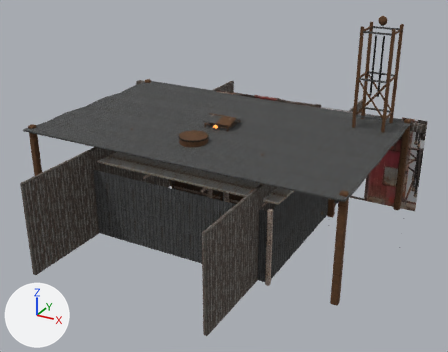
The glTF model public/assets/models/wasteland/town/safety.glb: old version first, new version second.
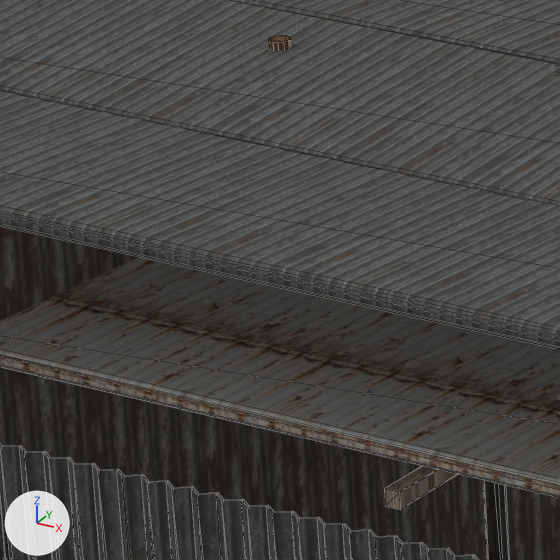
The first picture shows the older version from a 50 mm camera at (18.6, -33.6, 19.6) aimed at (0.8, -1.3, 3.5). The close-ups show the older and then the newer version on the part from 23% to 36% of the width and 35% to 52% of the height of that picture. Only the edits that show in the close-ups are written down. Every picture has the same lights, and +X, +Y and +Z are marked at lower left. The close-ups show mesh edges as thin lines. Where no turn or scale is listed for an object, it has been applied to the vertices.

Names of what the first close-up shows: 'clinic-roof-patch-6', 'clinic-roof-rafter.001', 'clinic-white-tin-wall-1.001', 'fire-station-roof-panel-5', 'fire-station-roof-panel-6', 'fire-station-roof-panel-7', 'fire-station-side-wall', 'fire-station-side-wall.001' and 1 more.
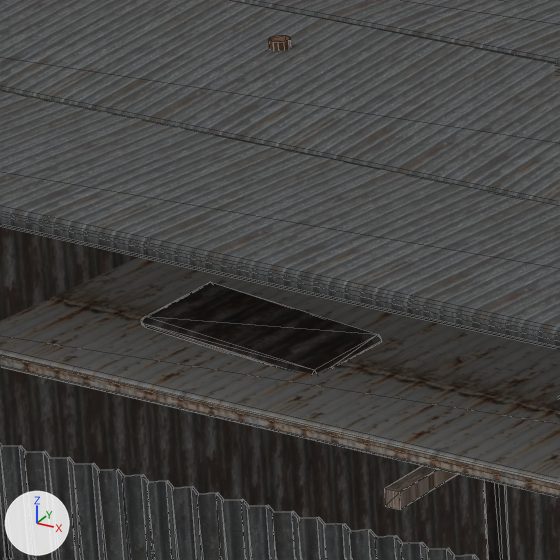
The change in detail:
Mesh me_cube_164_1 is new.
It has 24 vertices, 44 faces and spans x -0.723..0.723, y -0.39..0.39, z -0.095..0.095.
It uses material mat_town___faded_red_engine_enamel (picture img_red_oxide).
Object 'clinic-roof-repair-plate.002' (ob_clinic_roof_repair_plate_002) is new; it shows me_cube_164_1.
Its location is (-3.9, -4.9, 4.96).

What differs and where, as boxes (x1, y1, x2, y2) in the close-ups (560 x 560 px):
'clinic-roof-repair-plate.002', added: after (141, 282, 382, 374)
